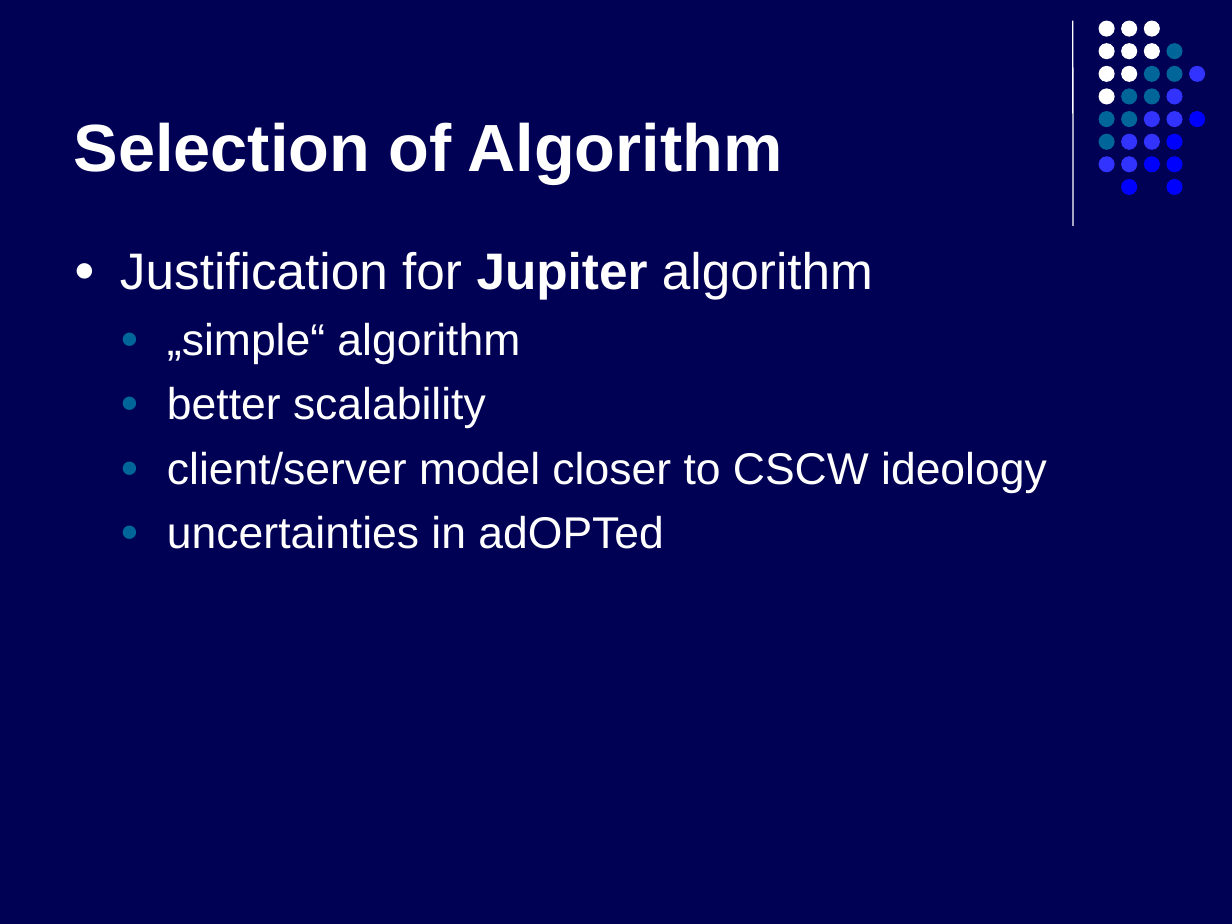
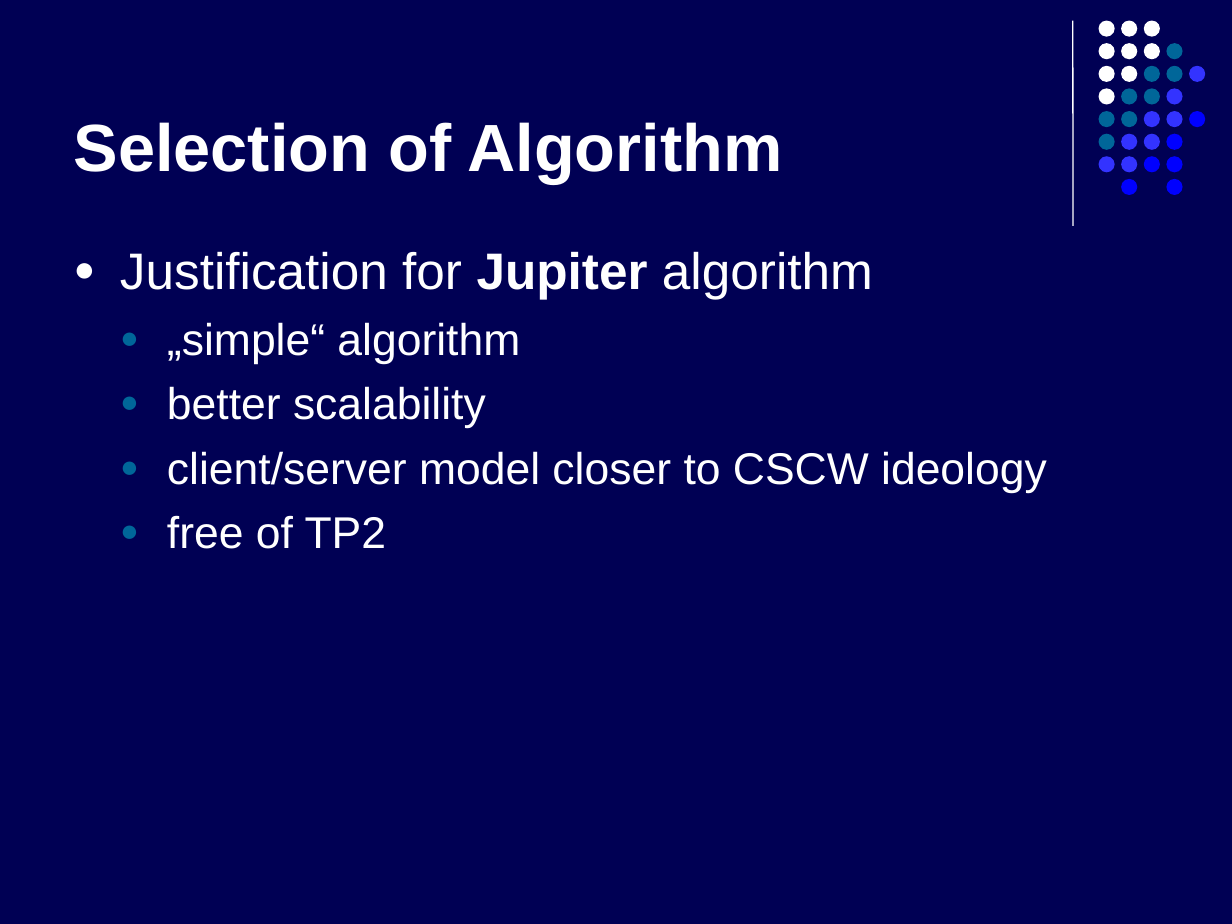
Before and after one commit to kyanha/ace, a slide deck: slide 12 of ace/trunk/doc/presentation/presentation.ppt (slide 13 before the commit). Drawn at 1232x924 pixels with LibreOffice and Linux fonts; fonts in the diff are those of the drawing. Boxes give left, top, right and bottom in pixels: in the first picture for what was removed or moved away, otherwise in the second. Text is boxed around its words. In the diff, an @@ line names an element or a change of style, - is before the commit and + after.

```diff
--- a/ace/trunk/doc/presentation/presentation.ppt
+++ b/ace/trunk/doc/presentation/presentation.ppt
@@ text at [167, 515, 387, 549]: text changed @@
-  ● uncertainties in adOPTed
+  ● free of TP2
```
Also in this commit, not shown: 4 other slides changed, 1 slide added, 4 slides removed.
